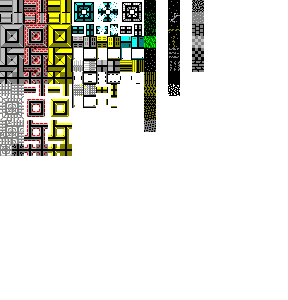
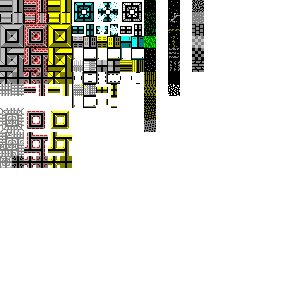
Layered file, before and after one edit (288 x 300). Changes by layer:
painted on "tiles" over left=0, top=96, right=72, bottom=168
